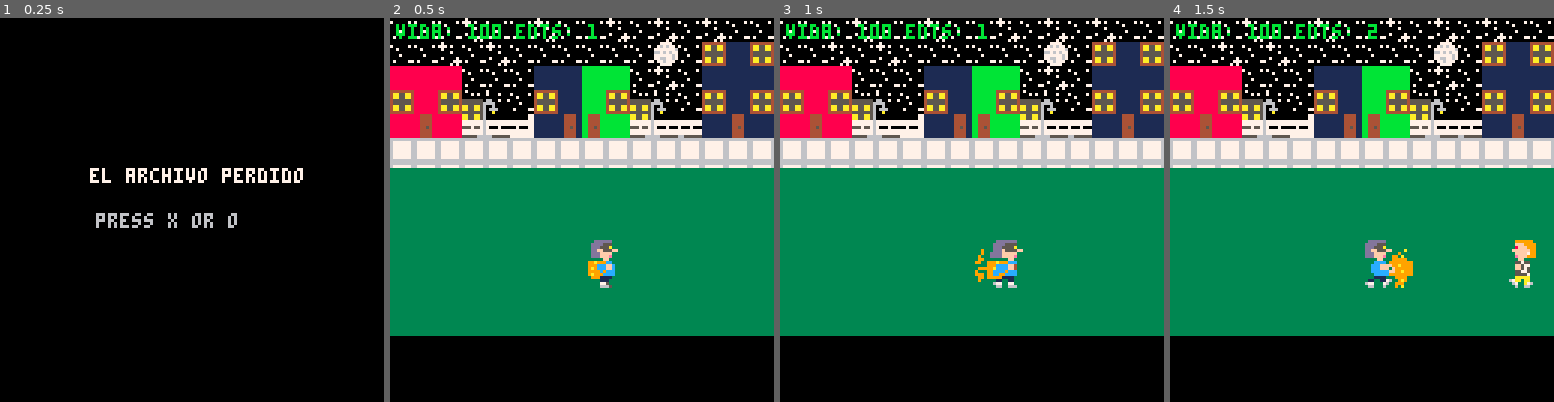
Above: before the commit, frames 1-4 (left to right).
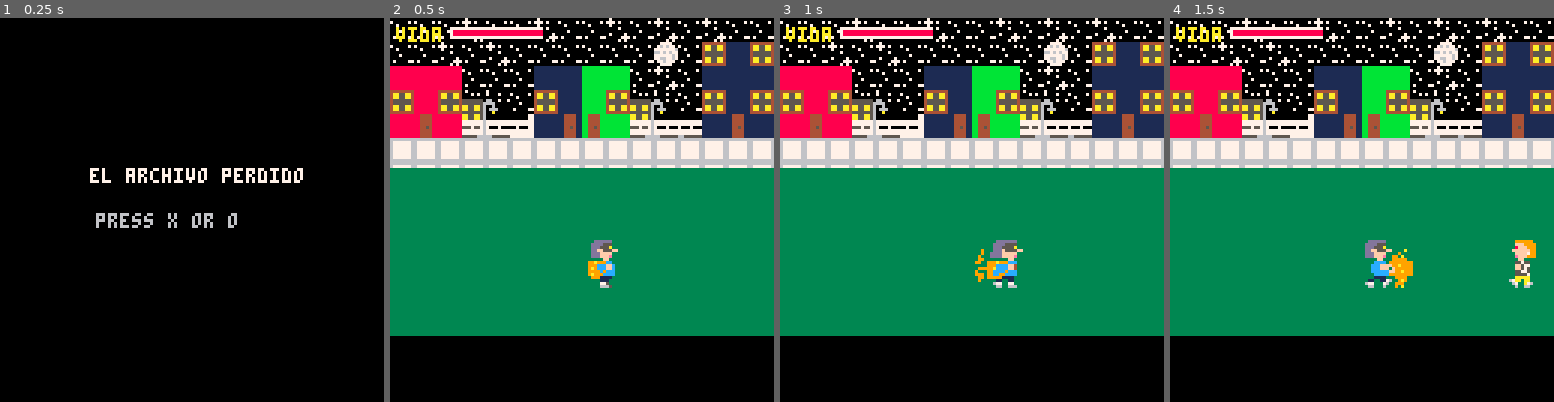
Above: after the commit, the same moments.

Repository: pablonauta/laboratorio2
Game: PICO-8 cartridge test.p8
The game is run twice, just before and just after one commit, with the same random seed, the same clock (stepped at 60 frames per second) and the same inputs.
Inputs:
- Up to frame 1 (0.25 s): no input
- Up to frame 2 (0.5 s): tap X (X key) at 0.33 s
- Up to frame 3 (1 s): tap O (Z key) at 0.7 s
- Up to frame 4 (1.5 s): tap X (X key) at 1.07 s

Frame 1 is identical in both runs. In frame 2, 1.3% of the frame differs, in the area x 1-54%, y 1-7%; in frame 3, 1.3%; in frame 4, 1.3%.

Commit message:
agrego robin hud

Diff:
--- a/test.p8
+++ b/test.p8
@@ -101,6 +101,10 @@
   e.drw()
  end
 
+ camera()
+
+ dibujar_hud()
+
 end
 
 function iniciar_juego()
@@ -127,6 +131,8 @@
 function draw_game_over()
 
  draw_juego()
+
+ camera()
 
  print("game over",45,55,8)
  print("press x or o",34,70,6)
@@ -524,7 +530,6 @@
 	 -- caja sprite
   --draw_sprite_box(j,11)
 
-   print("vida: "..jug.vida.." ents: "..#ents,2,2,11)
  end
 
  return j
@@ -945,6 +950,19 @@
 
  add(ents,g)
  return g
+
+end
+-->8
+-- robin hud
+
+function dibujar_hud()
+
+ print("vida",2,3,10)
+
+ local ancho=flr(jug.vida/100*30)
+
+ rect(20,3,50,6,7)
+ rectfill(21,4,21+ancho-1,5,8)
 
 end
 __gfx__
